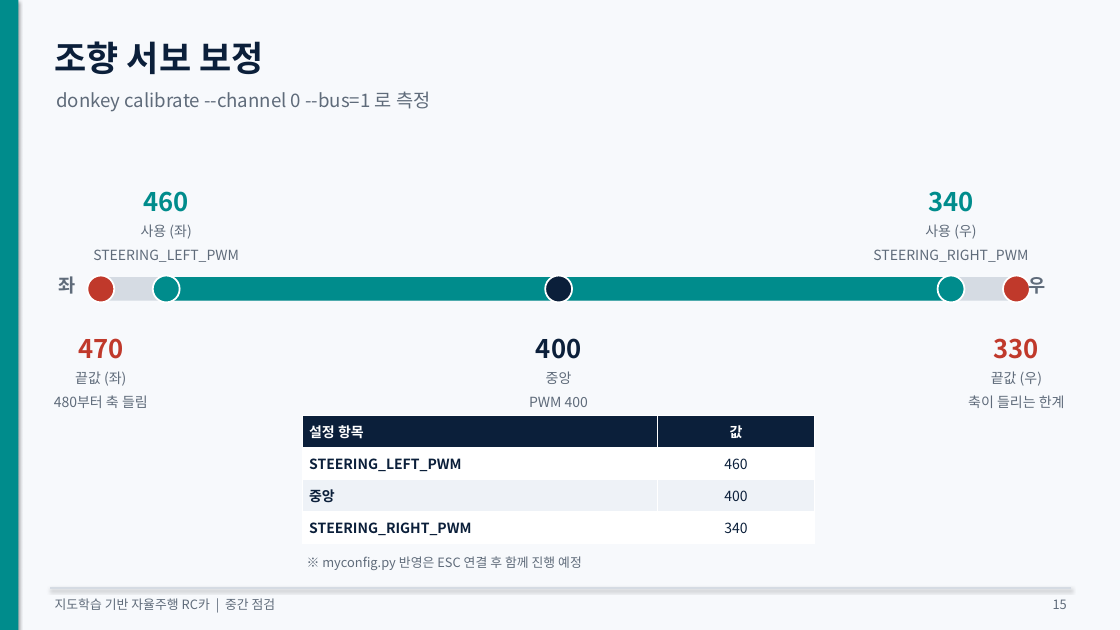
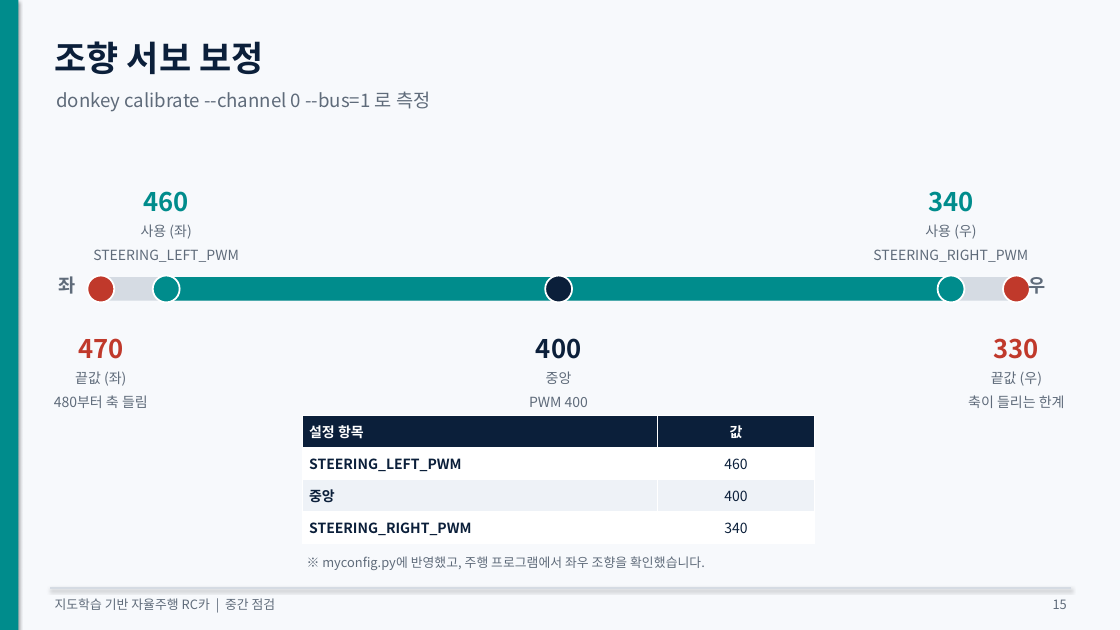
Before and after one commit to KMUTMU/Robot, a slide deck: slide 15 of 중간점검_자율주행RC카.pptx. Drawn at 1120x630 pixels with LibreOffice and Linux fonts; fonts in the diff are those of the drawing. Boxes give left, top, right and bottom in pixels: in the first picture for what was removed or moved away, otherwise in the second. Text is boxed around its words. In the diff, an @@ line names an element or a change of style, - is before the commit and + after.

```diff
--- a/중간점검_자율주행RC카.pptx
+++ b/중간점검_자율주행RC카.pptx
@@ text at <box>322,556,705,570</box>: text changed @@
-※ myconfig.py 반영은 ESC 연결 후 함께 진행 예정
+※ myconfig.py에 반영했고, 주행 프로그램에서 좌우 조향을 확인했습니다.
```
Also in this commit, not shown: 9 other slides changed, 3 slides added, 5 other files.
